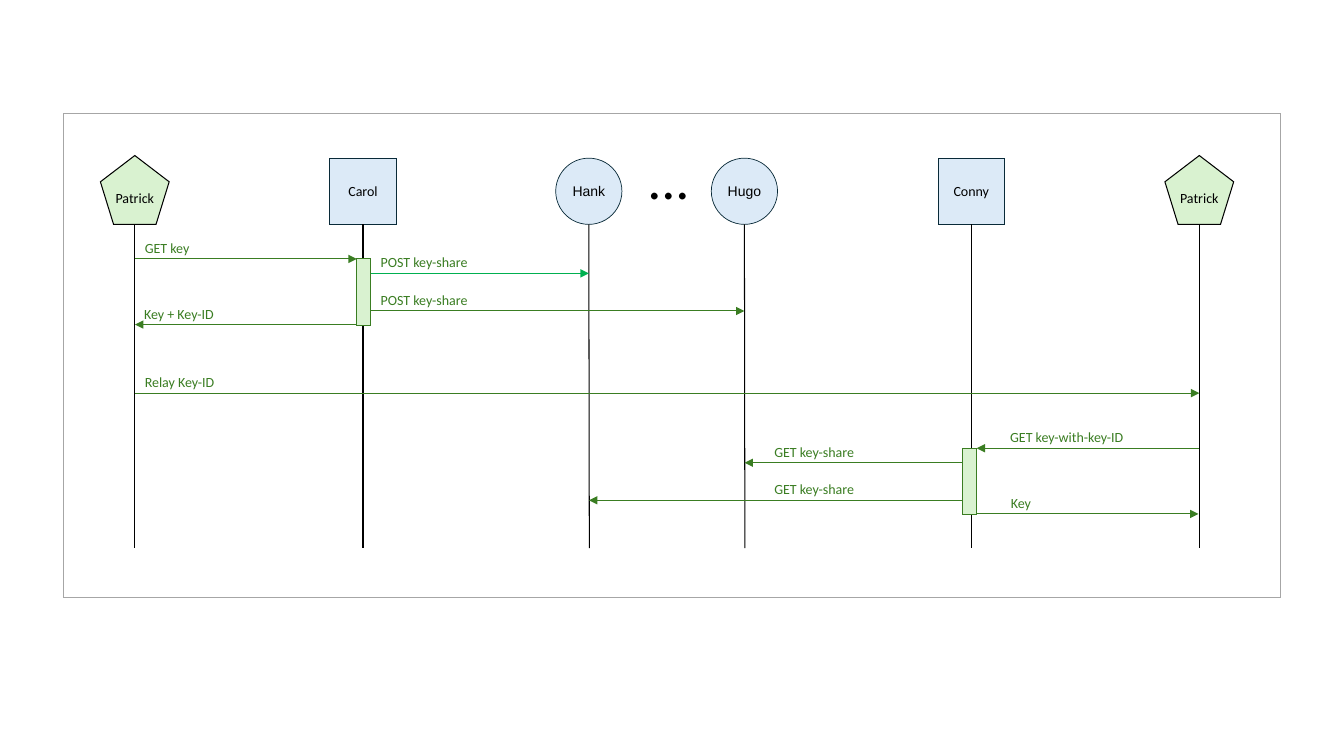
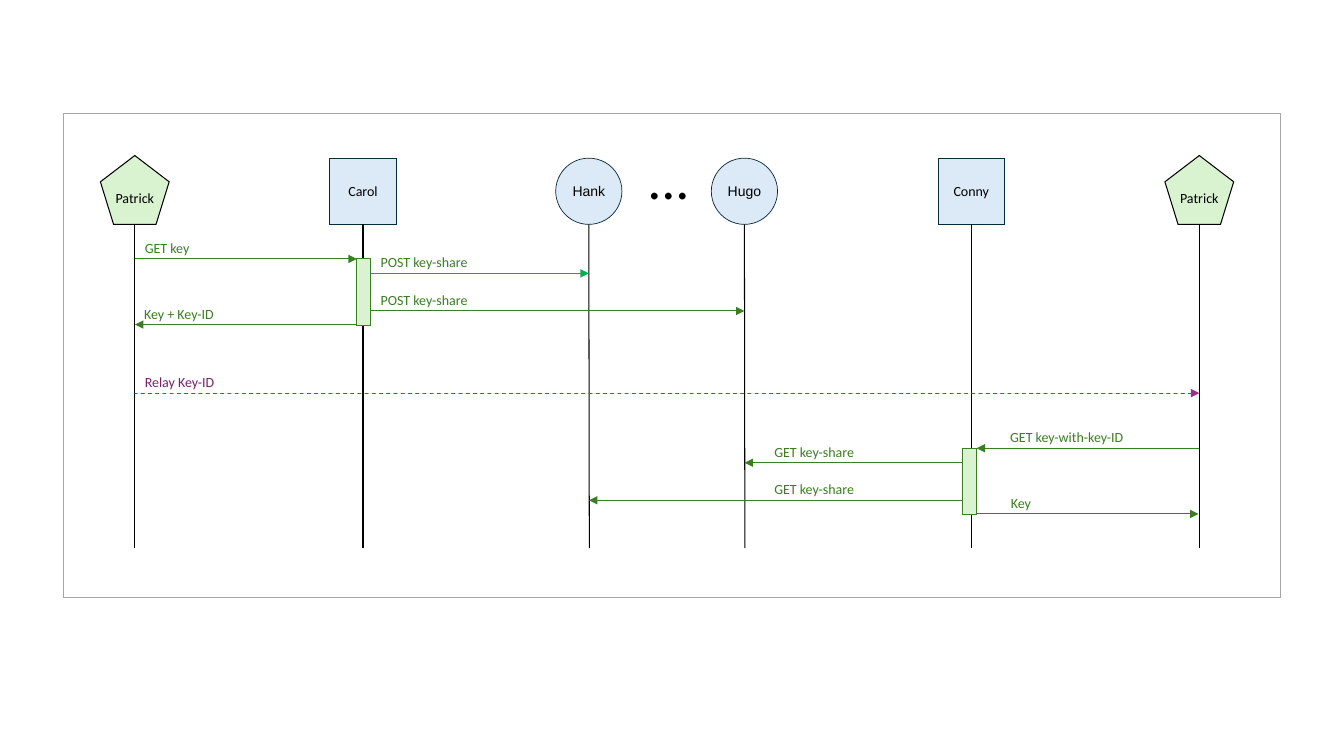
Before and after one commit to brunorijsman/dske-python, a slide deck: slide 9 of docs/figures/figures.pptx (slide 8 before the commit). Drawn at 1344x756 pixels with LibreOffice and Linux fonts; fonts in the diff are those of the drawing. Boxes give left, top, right and bottom in pixels: in the first picture for what was removed or moved away, otherwise in the second. Text is boxed around its words. In the diff, an @@ line names an element or a change of style, - is before the commit and + after.

```diff
--- a/docs/figures/figures.pptx
+++ b/docs/figures/figures.pptx
@@ text "Relay Key-ID" at <box>145,377,214,390</box>: text colour #3B7D23 to #78206E @@
@@ arrow (1200, 393) - (135, 393): stroke #3B7D23 0.75 pt to #A02B93 0.75 pt dashed @@
```
Also in this commit, not shown: 1 other slide changed, 1 slide added, 14 other files.
